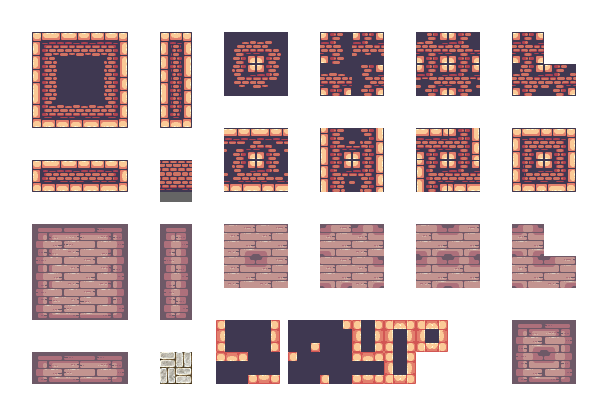
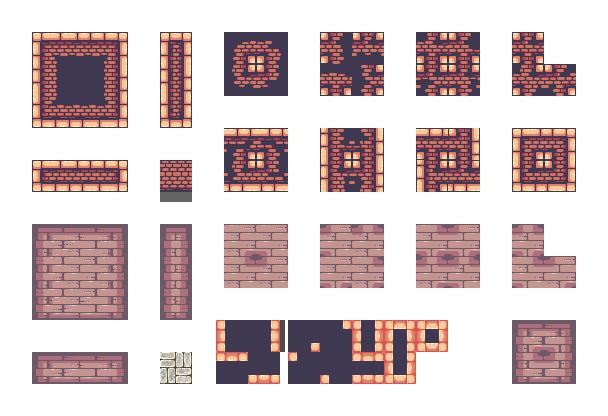
The second (608, 416) image is a revision of the first. Changes to its layers:
painted on "TerrainShadow.png" over [left=274, top=320, right=285, bottom=352]
